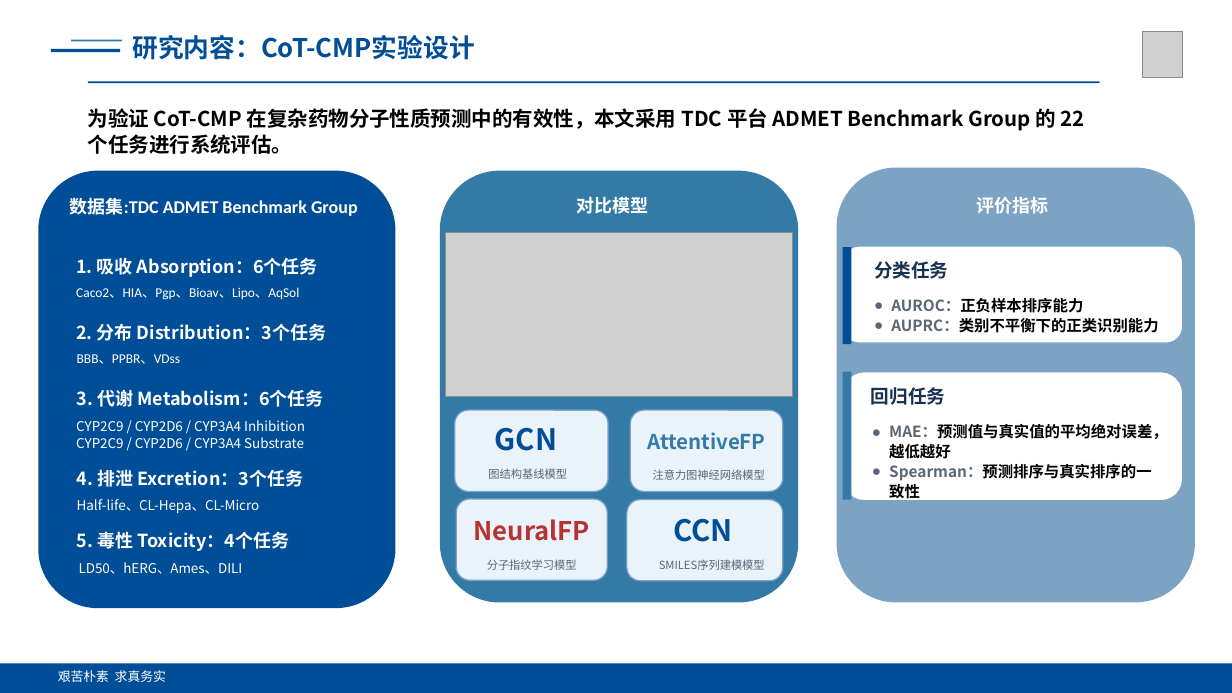
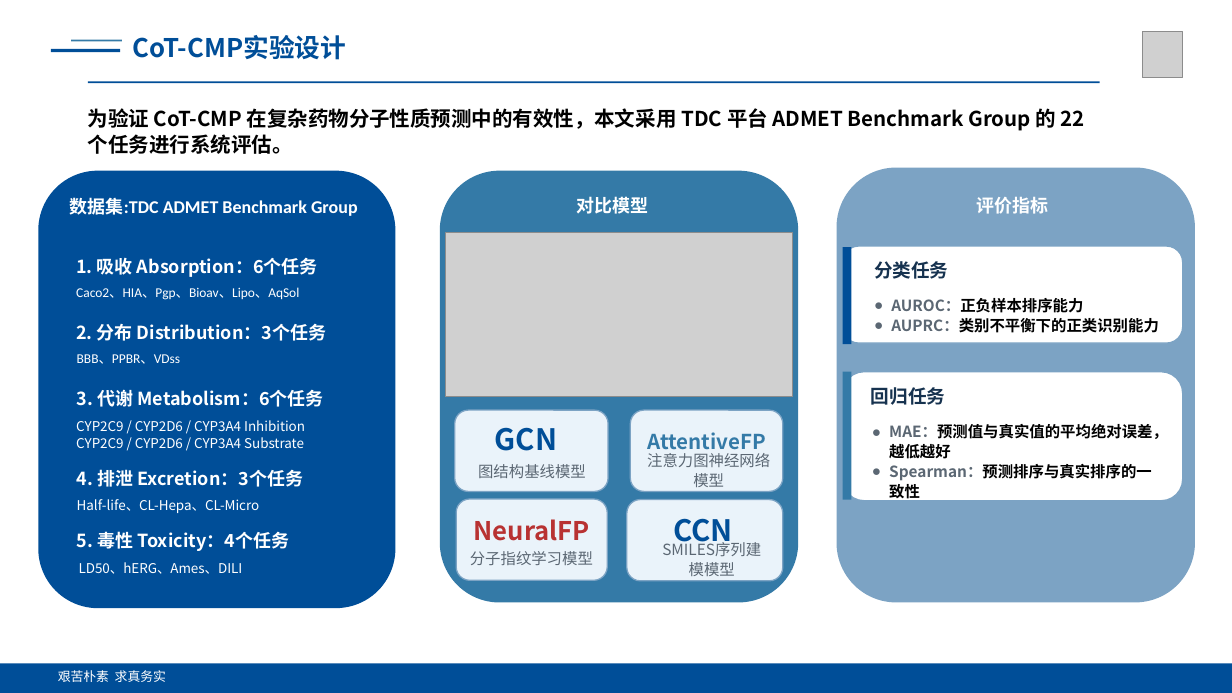
Before and after one commit to fanshuaiyao/BYFinall, a slide deck: slide 13 of 答辩/ppt/基于多模态学习的药物分子性质预测研究_答辩PPT.pptx (slide 11 before the commit). Drawn at 1232x693 pixels with LibreOffice and Linux fonts; fonts in the diff are those of the drawing; grey boxes stand for pictures; background and template pictures are left out. Boxes give left, top, right and bottom in pixels: in the first picture for what was removed or moved away, otherwise in the second. Text is boxed around its words. In the diff, an @@ line names an element or a change of style, - is before the commit and + after.

```diff
--- a/答辩/ppt/基于多模态学习的药物分子性质预测研究_答辩PPT.pptx
+++ b/答辩/ppt/基于多模态学习的药物分子性质预测研究_答辩PPT.pptx
@@ text at [132, 35, 346, 60]: text changed @@
-研究内容：CoT-CMP实验设计
+CoT-CMP实验设计
@@ text "注意力图神经网络模型": place and size @@
-text "注意力图神经网络模型" at [653, 469, 765, 480]
+text "注意力图神经网络模型" at [647, 453, 770, 487]
@@ size 8.8 to 12 pt in 4 elements at [478, 464, 586, 478], [647, 453, 770, 487], [655, 540, 769, 579], [470, 551, 593, 565] @@
@@ text "分子指纹学习模型": place and size @@
-text "分子指纹学习模型" at [487, 559, 577, 570]
+text "分子指纹学习模型" at [470, 551, 593, 565]
@@ text "SMILES序列建模模型": place and size @@
-text "SMILES序列建模模型" at [659, 559, 765, 570]
+text "SMILES序列建模模型" at [655, 540, 769, 579]
```
Also in this commit, not shown: 11 other slides changed, 10 slides added, 2 slides removed, 28 other files.
